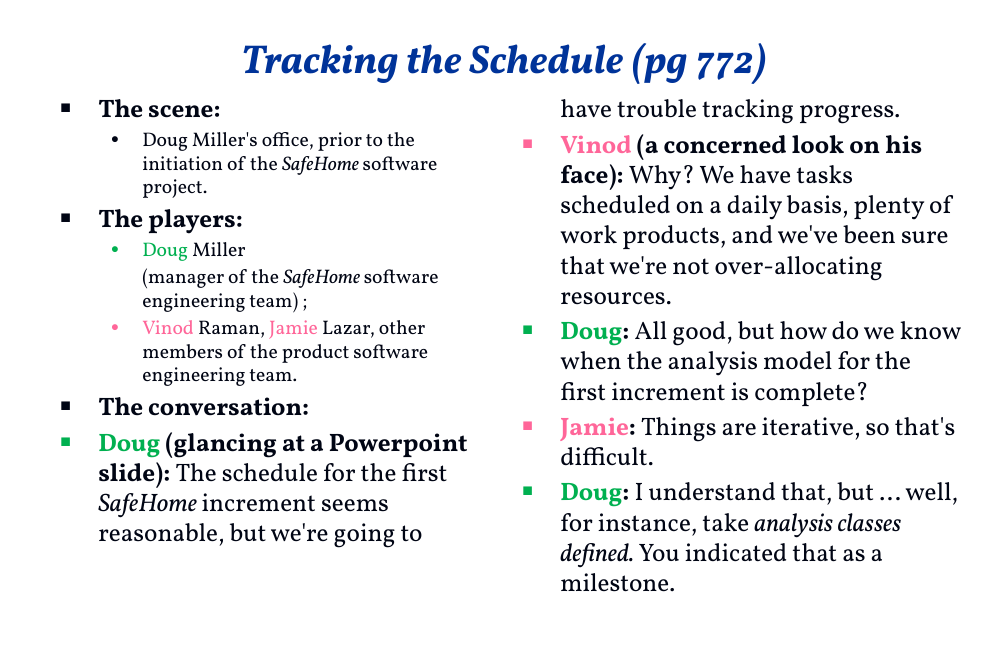
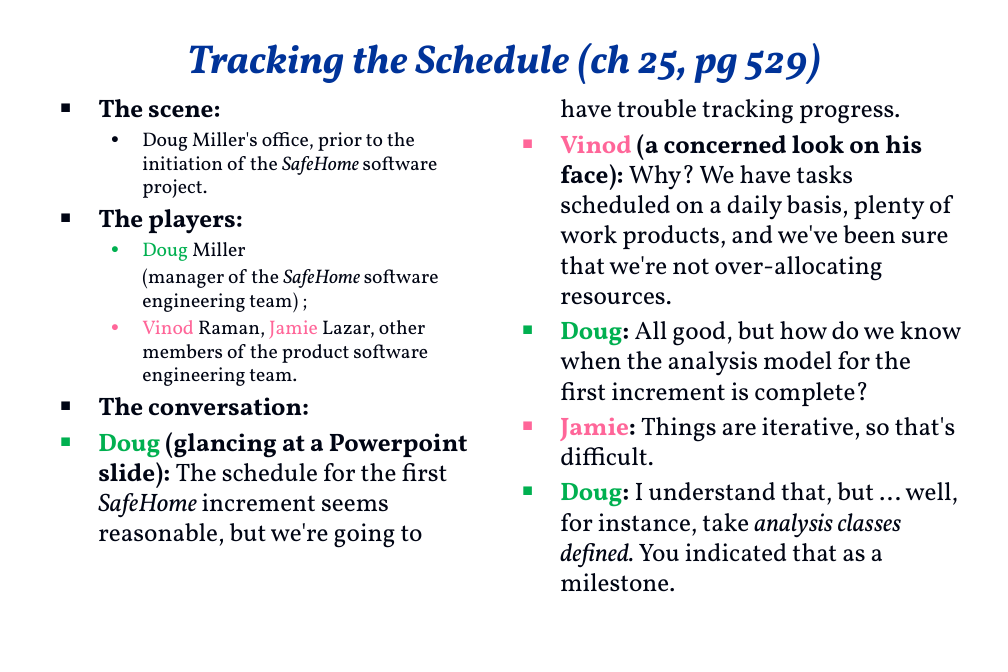
Before and after one commit to swtv-kaist/cs350-fall25, a slide deck: slide 115 of slides/safehome_dialog.pptx (slide 141 before the commit). Drawn at 1008x672 pixels with LibreOffice and Linux fonts; fonts in the diff are those of the drawing; background and template pictures are left out. Boxes give left, top, right and bottom in pixels: in the first picture for what was removed or moved away, otherwise in the second. Text is boxed around its words. In the diff, an @@ line names an element or a change of style, - is before the commit and + after.

```diff
--- a/slides/safehome_dialog.pptx
+++ b/slides/safehome_dialog.pptx
@@ title at bbox=[187, 43, 820, 84]: text changed @@
-Tracking the Schedule (pg 772)
+Tracking the Schedule (ch 25, pg 529)
```
Also in this commit, not shown: 63 other slides changed, 2 slides added, 1 other file.
